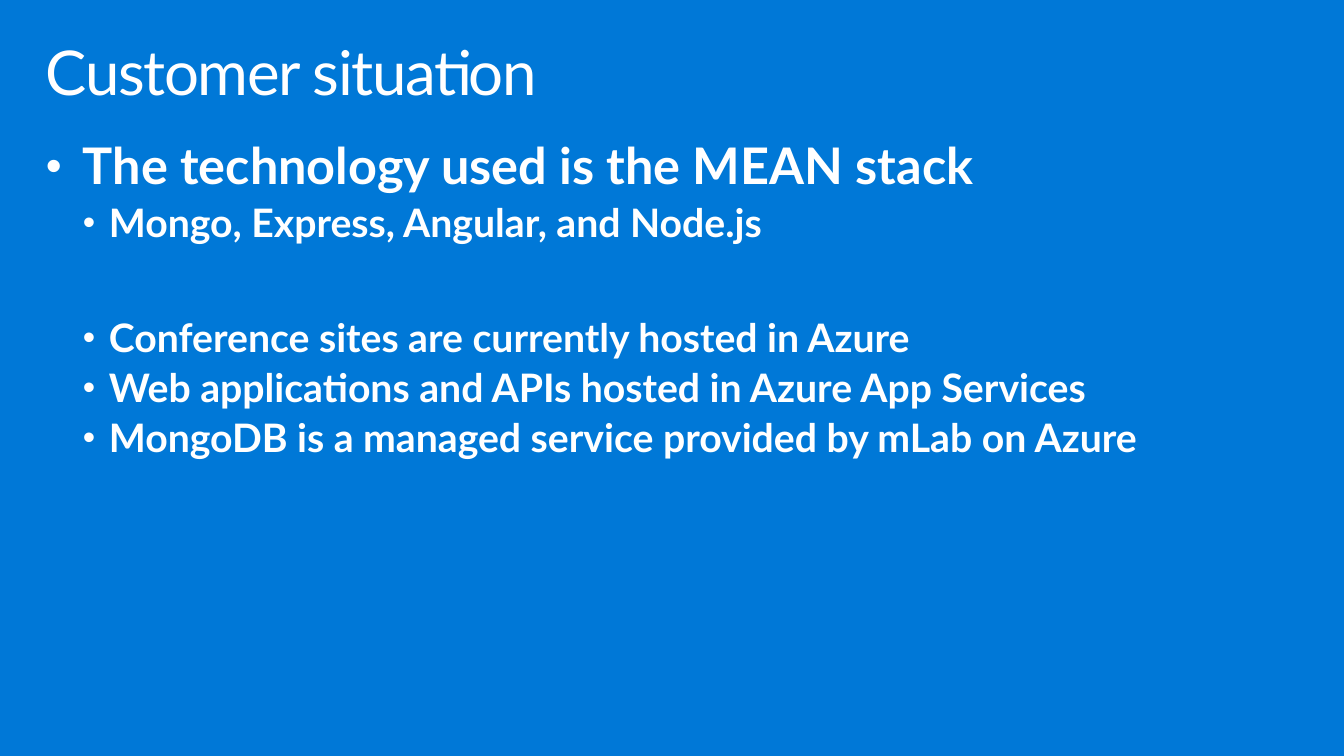
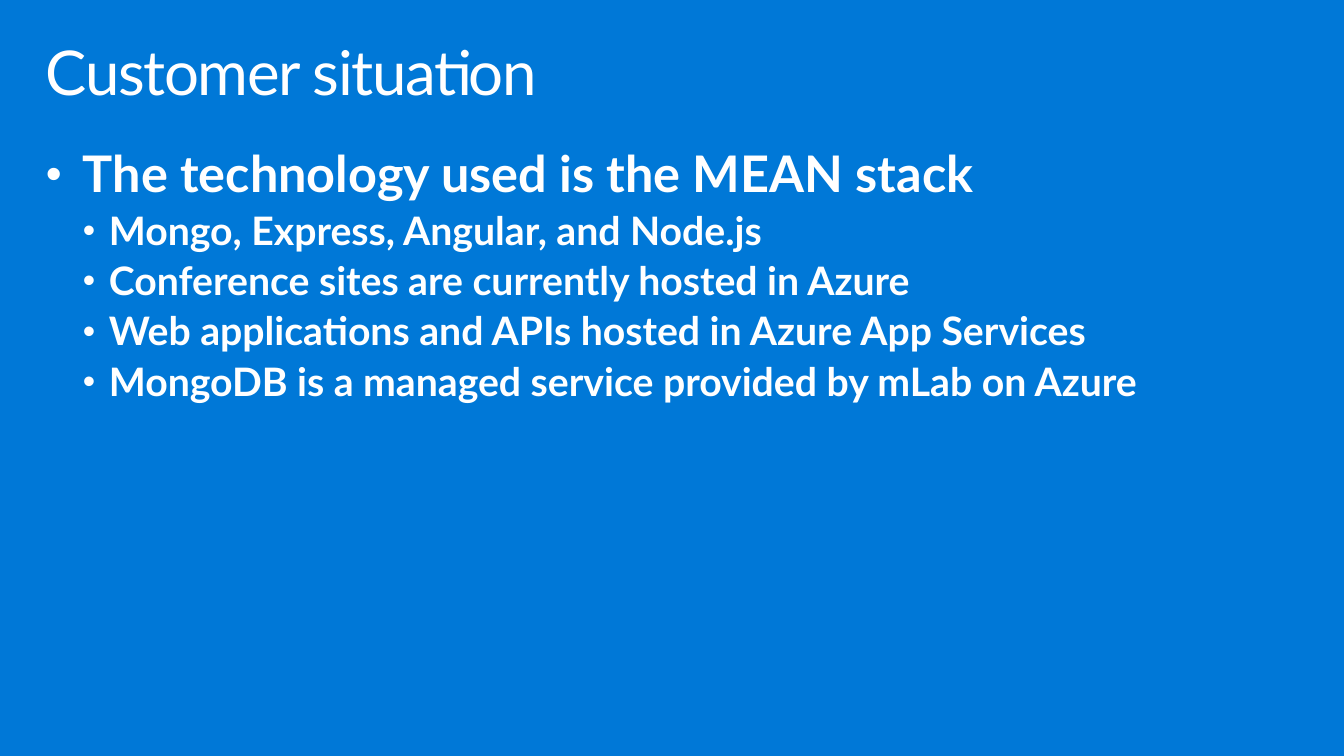
Before and after one commit to yaoshixin007/MCW-Containers-and-DevOps, a slide deck: slide 7 of WDS/Whiteboard design session trainer presentation - Containers and DevOps.pptx. Drawn at 1344x756 pixels with LibreOffice and Linux fonts; fonts in the diff are those of the drawing. Boxes give left, top, right and bottom in pixels: in the first picture for what was removed or moved away, otherwise in the second. Text is boxed around its words. In the diff, an @@ line names an element or a change of style, - is before the commit and + after.

```diff
--- a/WDS/Whiteboard design session trainer presentation - Containers and DevOps.pptx
+++ b/WDS/Whiteboard design session trainer presentation - Containers and DevOps.pptx
@@ text "The technology used is the ..." rewrapped from (83, 146, 1137, 459) to (83, 154, 1137, 403) @@
```
Also in this commit, not shown: 13 other slides changed.
